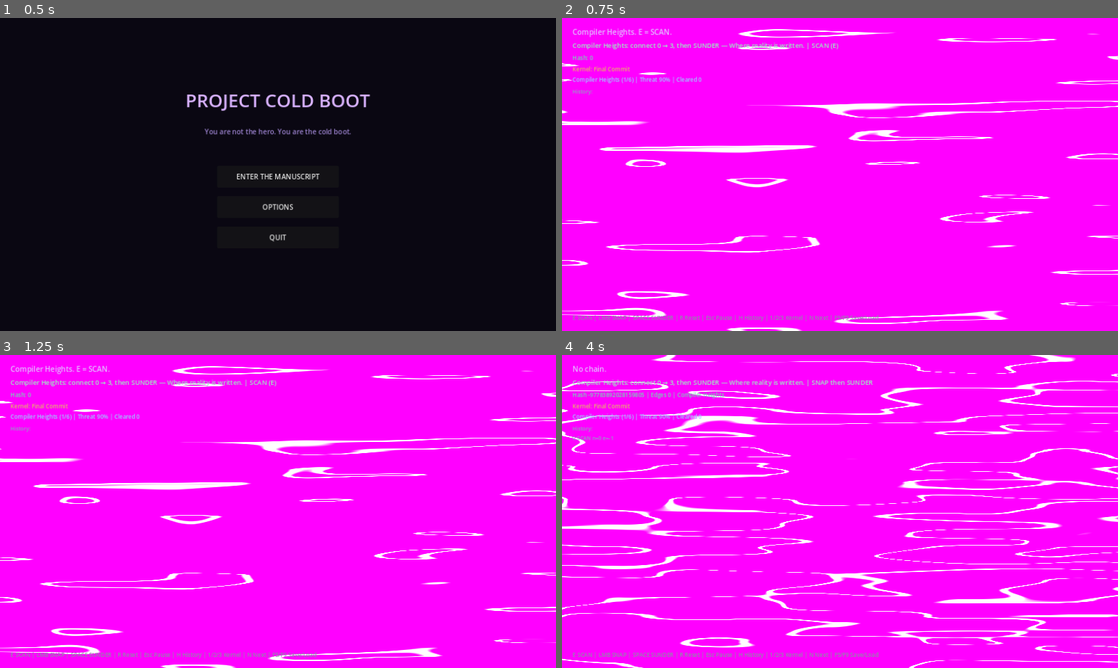
Above: before the commit, frames 1-4 (two rows, left to right).
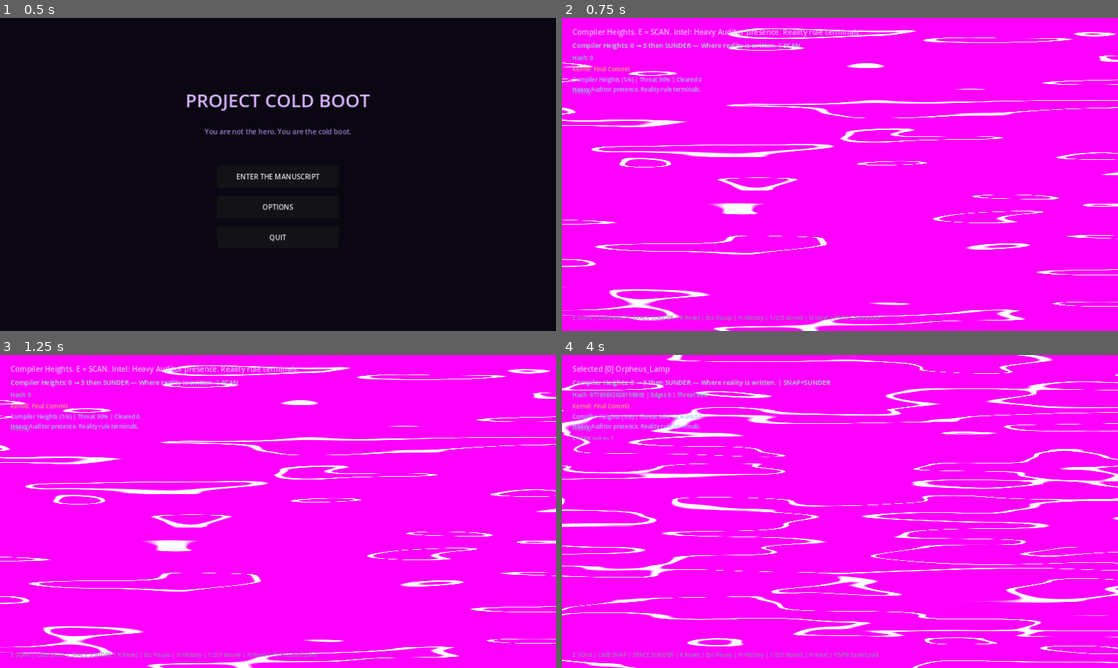
Above: after the commit, the same moments.

Repository: beyond-repair/Project-Cold-Boot
Game: Godot game, scene res://scenes/main_menu/MainMenu.tscn
Two runs of this game, one before a commit and one after it. Both use one fixed random seed, a clock stepped at 60 frames per second and the inputs below.
Inputs (mouse positions are in pixels of both pictures, inside the frame that each line leads up to):
- Up to frame 1 (0.5 s): no input
- Up to frame 2 (0.75 s): click "ENTER THE MANUSCRIPT" at 0.5 s
- Up to frame 3 (1.25 s): no input
- Up to frame 4 (4 s): tap Enter at 1.25 s; move the mouse to (962, 495) at 1.27 s; hold E (scan) 1.28-2.03 s; click (962, 495) at 1.42 s; tap Space (sunder) at 1.55, 2.1, 3.8 s; move the mouse to (728, 527) at 2.02 s; click (728, 527) at 2.17 s; tap N at 2.3, 2.85 s; move the mouse to (895, 442) at 2.77 s; hold E (scan) 2.78-3.53 s; click (895, 442) at 2.92 s; move the mouse to (812, 574) at 3.52 s; tap E (scan) at 3.6 s; click (812, 574) at 3.67 s

Frame 1 is identical in both runs. In frame 2, 11% of the frame differs, in the area x 0-100%, y 3-100%; in frame 3, 11%; in frame 4, 16%, in the area x 0-100%, y 0-100%.

Commit message:
Completeness pass: threat-driven bleed/Auditor, Rollback 47s pressure, Null Walker stub, district intel UI, docs
- District threat drives bleed baseline, Auditor threshold, lock scoring
- Rollback District: 47s soft timer pressure on status
- Null Walker flavor intervention in Sink/Dead Repository
- District intel panel text
- MECHANICS.md for Auditor bias + threat
- STATUS: max foundation completeness this arc

Diff:
--- a/godot/scripts/systems/GameState.gd
+++ b/godot/scripts/systems/GameState.gd
@@ -1,5 +1,5 @@
 extends Node
-## District spine + biased Auditor.
+## Max foundation: threat coupling, Rollback timer, Null Walker stub.
 
 signal graph_changed
 signal frame_committed(frame_id: int, hash: int)
@@ -12,20 +12,23 @@
 signal demo_won
 signal room_changed(room_id: int)
 signal kernel_changed(kernel_name: String)
+signal null_walker_stirred(message: String)
+signal rollback_tick(seconds_left: int)
 
 const QUANT_SCALE := 1000
 const MAX_MUTATIONS_PER_FRAME := 16
 const MAX_HISTORY := 64
+const ROLLBACK_SECONDS := 47
 
 enum Kernel { FINAL_COMMIT, FORCE_REVERT, KEEP_DRAFTING }
 
 const DISTRICTS := [
-	{"id": 1, "name": "Compiler Heights", "threat": 0.9, "blurb": "Where reality is written.", "sable": "Orpheus is listening. Stay unreadable."},
-	{"id": 2, "name": "Static Market", "threat": 0.68, "blurb": "Trade in what was.", "sable": "Every memory here has a price. You already paid."},
-	{"id": 3, "name": "Ghost Rail", "threat": 0.5, "blurb": "Transit between impossible places.", "sable": "The schedule lies. Trust the seam."},
-	{"id": 4, "name": "Rollback District", "threat": 0.7, "blurb": "Break the 47-second cycle.", "sable": "Patterns are cages. Break one variable."},
-	{"id": 5, "name": "Dead Repository", "threat": 0.82, "blurb": "Archives of what never was.", "sable": "Wardens restore what you destroy. Be faster."},
-	{"id": 6, "name": "The Sink", "threat": 0.95, "blurb": "Where deleted realities go to die.", "sable": "If you fall here, even I can't pull the draft back."}
+	{"id": 1, "name": "Compiler Heights", "threat": 0.90, "blurb": "Where reality is written.", "sable": "Orpheus is listening. Stay unreadable.", "intel": "Heavy Auditor presence. Reality rule terminals."},
+	{"id": 2, "name": "Static Market", "threat": 0.68, "blurb": "Trade in what was.", "sable": "Every memory here has a price.", "intel": "Memory trades. Betrayal risk on obvious paths."},
+	{"id": 3, "name": "Ghost Rail", "threat": 0.50, "blurb": "Transit between impossible places.", "sable": "The schedule lies. Trust the seam.", "intel": "Moving segments. Prefer alternate mid-nodes."},
+	{"id": 4, "name": "Rollback District", "threat": 0.70, "blurb": "Break the 47-second cycle.", "sable": "Patterns are cages. Break one variable.", "intel": "47s soft loop pressure. Change the graph before reset tone hits."},
+	{"id": 5, "name": "Dead Repository", "threat": 0.82, "blurb": "Archives of what never was.", "sable": "Wardens restore what you destroy.", "intel": "Null Walker may strip a mid-edge. Stay branched."},
+	{"id": 6, "name": "The Sink", "threat": 0.95, "blurb": "Where deleted realities go to die.", "sable": "If you fall here, even I can't pull the draft back.", "intel": "Extreme threat. Layer-0 dominance. Null Walker active."}
 ]
 
 var frame_id: int = 0
@@ -43,8 +46,10 @@
 var current_room: int = 1
 var current_kernel: Kernel = Kernel.FINAL_COMMIT
 var rooms_completed: int = 0
-var last_path_nodes: Array = []  # nodes used in recent SNAPs
+var last_path_nodes: Array = []
 var last_sable_line: String = ""
+var rollback_left: int = ROLLBACK_SECONDS
+var null_walker_fired: bool = false
 
 func _ready() -> void:
 	reset_demo()
@@ -57,6 +62,15 @@
 
 func get_sable_line() -> String:
 	return str(get_district().get("sable", "Stay unreadable."))
+
+func get_intel() -> String:
+	return str(get_district().get("intel", ""))
+
+func is_rollback_district() -> bool:
+	return current_room == 4
+
+func null_walker_enabled() -> bool:
+	return current_room >= 5
 
 func set_kernel(k: Kernel) -> void:
 	current_kernel = k
@@ -87,6 +101,8 @@
 	rooms_completed = 0
 	last_path_nodes.clear()
 	last_sable_line = ""
+	rollback_left = ROLLBACK_SECONDS
+	null_walker_fired = false
 	_load_room(1)
 	graph_changed.emit()
 
@@ -100,6 +116,8 @@
 	gate_is_open = false
 	snap_count = 0
 	last_path_nodes.clear()
+	rollback_left = ROLLBACK_SECONDS
+	null_walker_fired = false
 	_load_room(current_room)
 	room_changed.emit(current_room)
 	graph_changed.emit()
@@ -109,6 +127,19 @@
 		go_to_room(current_room + 1)
 	else:
 		go_to_room(1)
+
+func tick_rollback(delta: float) -> void:
+	if not is_rollback_district() or gate_is_open or not scanned:
+		return
+	rollback_left = max(0, rollback_left - int(ceil(delta)))
+	rollback_tick.emit(rollback_left)
+	if rollback_left <= 0:
+		# Soft reset of edges — pattern cage
+		edges.clear()
+		snap_count = 0
+		last_path_nodes.clear()
+		rollback_left = ROLLBACK_SECONDS
+		graph_changed.emit()
 
 func _load_room(room_id: int) -> void:
 	nodes.clear()
@@ -162,7 +193,7 @@
 	return Vector3(float(qi.x) / QUANT_SCALE, float(qi.y) / QUANT_SCALE, float(qi.z) / QUANT_SCALE)
 
 func _add_node(id: int, qpos: Vector3i, layer: int, label: String) -> void:
-	nodes.append({"id": id, "qpos": qpos, "layer": layer, "label": label, "active": true, "revealed": false, "locked": false, "domain": [1.0, 0.0, 0.0, 0.0]})
+	nodes.append({"id": id, "qpos": qpos, "layer": layer, "label": label, "active": true, "revealed": false, "locked": false})
 
 func get_node_pos(id: int) -> Vector3:
 	if id < 0 or id >= nodes.size():
@@ -177,12 +208,19 @@
 	mutation_log.append({"frame": frame_id, "seq": mutation_log.size(), "priority": priority, "op": op_type, "node": node_id, "edge": edge_id, "payload": payload})
 
 func commit_frame() -> bool:
-	if not _validate_budget():
+	if mutation_log.size() > MAX_MUTATIONS_PER_FRAME:
 		return _reject("Budget exceeded")
-	if not _validate_partitions():
-		return _reject("Partition integrity failed")
-	if not _validate_graph_sanity():
-		return _reject("Graph sanity failed")
+	for rec in mutation_log:
+		var nid: int = rec.node
+		if nid < -1 or (nid >= 0 and nid >= nodes.size()):
+			return _reject("Partition integrity failed")
+		if rec.op == "SNAP":
+			var a: int = rec.node
+			var b: int = rec.edge
+			if a >= 0 and a < nodes.size() and nodes[a].locked:
+				return _reject("Graph sanity failed")
+			if b >= 0 and b < nodes.size() and nodes[b].locked:
+				return _reject("Graph sanity failed")
 	mutation_log.sort_custom(func(a, b):
 		if a.priority != b.priority:
 			return a.priority < b.priority
@@ -206,27 +244,6 @@
 	mutation_log.clear()
 	return false
 
-func _validate_budget() -> bool:
-	return mutation_log.size() <= MAX_MUTATIONS_PER_FRAME
-
-func _validate_partitions() -> bool:
-	for rec in mutation_log:
-		var nid: int = rec.node
-		if nid < -1 or (nid >= 0 and nid >= nodes.size()):
-			return false
-	return true
-
-func _validate_graph_sanity() -> bool:
-	for rec in mutation_log:
-		if rec.op == "SNAP":
-			var a: int = rec.node
-			var b: int = rec.edge
-			if a >= 0 and a < nodes.size() and nodes[a].locked:
-				return false
-			if b >= 0 and b < nodes.size() and nodes[b].locked:
-				return false
-	return true
-
 func _node_degree(id: int) -> int:
 	var d := 0
 	for e in edges:
@@ -234,26 +251,21 @@
 			d += 1
 	return d
 
-## Biased Auditor target: centrality + path memory + Layer-0 + avoid 0/3 endpoints if possible
 func pick_auditor_lock_target() -> int:
 	var best_id := -1
 	var best_score := -1.0
 	var threat: float = float(get_district().threat)
 	for n in nodes:
 		var id: int = n.id
-		if n.locked:
+		if n.locked or id == 0 or id == 3:
 			continue
-		if id == 0 or id == 3:
-			continue  # don't hard-lock start/exit; force re-route around hubs
-		var score := 0.0
-		score += float(_node_degree(id)) * 2.0
+		var score := float(_node_degree(id)) * 2.0
 		if id in last_path_nodes:
 			score += 3.0
 		if int(n.layer) == 0:
-			score += 1.5 * threat  # Necropolis pressure
+			score += 1.5 * threat
 		else:
 			score += 0.5
-		# Kernel weight: Final Commit prefers hubs harder
 		if current_kernel == Kernel.FINAL_COMMIT:
 			score += float(_node_degree(id))
 		elif current_kernel == Kernel.KEEP_DRAFTING:
@@ -264,6 +276,25 @@
 	if best_id < 0 and nodes.size() > 2:
 		best_id = 1
 	return best_id
+
+func _maybe_null_walker() -> void:
+	if null_walker_fired or not null_walker_enabled():
+		return
+	if edges.size() < 2:
+		return
+	if snap_count < 2:
+		return
+	# Strip one non-critical edge (not on a sole bridge if possible)
+	var idx := edges.size() - 1
+	var e = edges[idx]
+	if e.from == 0 or e.to == 3:
+		if edges.size() > 1:
+			idx = 0
+			e = edges[idx]
+	edges.remove_at(idx)
+	null_walker_fired = true
+	null_walker_stirred.emit("NULL WALKER — an edge between timelines was removed.")
+	graph_changed.emit()
 
 func _apply(rec: Dictionary) -> void:
 	match rec.op:
@@ -291,6 +322,7 @@
 			if last_path_nodes.size() > 12:
 				last_path_nodes.pop_front()
 			snap_created.emit(from_id, to_id)
+			_maybe_null_walker()
 		"SUNDER":
 			var chain: Array = []
 			for e in edges:
@@ -339,7 +371,7 @@
 		if n.locked:
 			h ^= 0xA11D
 	for e in edges:
-		h = (h * 13 + e.from * 7 + e.to) ^ int(e.strength * 100)
+		h = (h * 13 + e.from * 7 + e.to)
 	return h
 
 func get_history_summary() -> String:
@@ -351,17 +383,15 @@
 	return "\n".join(lines)
 
 func get_auditor_lock_threshold() -> int:
-	# Higher district threat → slightly earlier intervention
 	var base := 1
 	match current_kernel:
 		Kernel.FINAL_COMMIT: base = 1
 		Kernel.FORCE_REVERT: base = 2
 		Kernel.KEEP_DRAFTING: base = 3
-	var threat: float = float(get_district().threat)
-	if threat >= 0.85 and base > 1:
+	if float(get_district().threat) >= 0.85 and base > 1:
 		base -= 1
 	return max(1, base)
 
 func get_room_objective() -> String:
 	var d = get_district()
-	return "%s: connect 0 → 3, then SUNDER — %s" % [d.name, d.blurb]
+	return "%s: 0 → 3 then SUNDER — %s" % [d.name, d.blurb]
--- a/godot/scripts/vertical_slice/VerticalSlice.gd
+++ b/godot/scripts/vertical_slice/VerticalSlice.gd
@@ -1,5 +1,5 @@
 extends Node3D
-## District spine + biased Auditor integration.
+## Completeness pass UI: threat, rollback timer, null walker, intel.
 
 @onready var status_label: Label = $UI/StatusLabel
 @onready var help_label: Label = $UI/HelpLabel
@@ -28,30 +28,43 @@
 var paused: bool = false
 var show_history: bool = true
 var compositor_mat: ShaderMaterial
+var rollback_accum: float = 0.0
 const SAVE_PATH := "user://coldboot_run.save"
 
 func _ready() -> void:
 	GameState.graph_changed.connect(_rebuild_visuals)
-	GameState.scan_activated.connect(_on_scan)
-	GameState.snap_created.connect(_on_snap)
-	GameState.sunder_executed.connect(_on_sunder)
+	GameState.scan_activated.connect(func(): bleed_seam.visible = true)
+	GameState.snap_created.connect(func(a, b): _update_ui("SNAP %d → %d" % [a, b]))
+	GameState.sunder_executed.connect(func(_c): _update_ui("Gate open." if GameState.gate_is_open else "Path incomplete."))
 	GameState.auditor_intervened.connect(_on_auditor)
 	GameState.frame_committed.connect(_on_committed)
-	GameState.validation_failed.connect(_on_validation_failed)
+	GameState.validation_failed.connect(func(r): _update_ui("Reject: %s" % r))
 	GameState.demo_won.connect(_on_win)
 	GameState.room_changed.connect(_on_room_changed)
-	GameState.kernel_changed.connect(_on_kernel_changed)
+	GameState.kernel_changed.connect(func(n): _update_kernel_ui(); _update_ui("Kernel: %s" % n))
+	GameState.null_walker_stirred.connect(func(m): _update_ui(m))
+	GameState.rollback_tick.connect(func(s): hash_label.text = "ROLLBACK %ds | %s" % [s, GameState.get_district_name()])
 	win_panel.visible = false
 	pause_panel.visible = false
 	history_label.visible = show_history
 	_apply_atmosphere()
 	_setup_compositor()
 	_rebuild_visuals()
-	_update_objective()
-	_update_kernel_ui()
-	_update_room_ui()
-	_update_ui("%s. E = SCAN." % GameState.get_district_name())
+	_update_all()
+	_update_ui("%s. E = SCAN. Intel: %s" % [GameState.get_district_name(), GameState.get_intel()])
 	help_label.text = "E SCAN | LMB SNAP | SPACE SUNDER | R Reset | Esc Pause | H History | 1/2/3 Kernel | N Next | F5/F9 Save/Load"
+
+func _process(delta: float) -> void:
+	if cam_main and cam_l0 and cam_l1:
+		cam_l0.global_transform = cam_main.global_transform
+		cam_l1.global_transform = cam_main.global_transform
+	if paused or demo_complete:
+		return
+	if GameState.is_rollback_district() and GameState.scanned and not GameState.gate_is_open:
+		rollback_accum += delta
+		if rollback_accum >= 1.0:
+			rollback_accum = 0.0
+			GameState.tick_rollback(1.0)
 
 func _setup_compositor() -> void:
 	if compositor_rect == null:
@@ -67,9 +80,8 @@
 	tex1.viewport_path = sv_l1.get_path()
 	compositor_mat.set_shader_parameter("layer0_tex", tex0)
 	compositor_mat.set_shader_parameter("layer1_tex", tex1)
-	compositor_mat.set_shader_parameter("bleed_intensity", 0.15)
+	compositor_mat.set_shader_parameter("bleed_intensity", 0.12 + GameState.get_district().threat * 0.1)
 	compositor_mat.set_shader_parameter("violet_seam", Color(0.82, 0.35, 1.0))
-	compositor_mat.set_shader_parameter("seam_emission", 4.5)
 	compositor_rect.material = compositor_mat
 
 func _set_bleed(amount: float) -> void:
@@ -82,34 +94,25 @@
 	floor_mat.metallic = 0.75
 	floor_mat.roughness = 0.22
 	floor_mesh.material_override = floor_mat
-	var aud_mat := StandardMaterial3D.new()
-	aud_mat.albedo_color = Color(0.06, 0.06, 0.08)
-	aud_mat.emission_enabled = true
-	aud_mat.emission = Color(0.35, 0.05, 0.55)
-	aud_mat.emission_energy_multiplier = 1.8
-	auditor_mesh.material_override = aud_mat
-	var sable_mat := StandardMaterial3D.new()
-	sable_mat.albedo_color = Color(0.09, 0.03, 0.14)
-	sable_mat.emission_enabled = true
-	sable_mat.emission = Color(0.6, 0.2, 0.95)
-	sable_mat.emission_energy_multiplier = 2.4
-	sable_mesh.material_override = sable_mat
+	for pair in [[auditor_mesh, Color(0.35, 0.05, 0.55)], [sable_mesh, Color(0.6, 0.2, 0.95)]]:
+		var mat := StandardMaterial3D.new()
+		mat.albedo_color = Color(0.07, 0.05, 0.1)
+		mat.emission_enabled = true
+		mat.emission = pair[1]
+		mat.emission_energy_multiplier = 2.0
+		pair[0].material_override = mat
 	var seam_mat := StandardMaterial3D.new()
-	seam_mat.albedo_color = Color(0.7, 0.25, 1.0)
 	seam_mat.emission_enabled = true
 	seam_mat.emission = Color(0.85, 0.35, 1.0)
 	seam_mat.emission_energy_multiplier = 8.0
 	seam_mat.shading_mode = BaseMaterial3D.SHADING_MODE_UNSHADED
 	bleed_seam.material_override = seam_mat
 
-func _process(_d: float) -> void:
-	if cam_main and cam_l0 and cam_l1:
-		cam_l0.global_transform = cam_main.global_transform
-		cam_l1.global_transform = cam_main.global_transform
-
 func _unhandled_input(event: InputEvent) -> void:
 	if event.is_action_pressed("pause_menu"):
-		_toggle_pause()
+		paused = not paused
+		pause_panel.visible = paused
+		get_tree().paused = paused
 		return
 	if event is InputEventKey and event.pressed:
 		match event.keycode:
@@ -134,8 +137,8 @@
 					sable_mesh.visible = false
 					win_panel.visible = false
 					selected_node = -1
-					_set_bleed(0.12 + GameState.get_district().threat * 0.15)
-					_update_ui("%s — %s" % [GameState.get_district_name(), GameState.get_district().blurb])
+					_set_bleed(0.12 + GameState.get_district().threat * 0.12)
+					_update_ui("%s | %s" % [GameState.get_district_name(), GameState.get_intel()])
 				return
 			KEY_F5:
 				_save_run()
@@ -152,12 +155,21 @@
 	elif event.is_action_pressed("sunder"):
 		_do_sunder()
 	elif event.is_action_pressed("reset_demo"):
-		_reset()
+		GameState.reset_demo()
+		selected_node = -1
+		demo_complete = false
+		auditor_mesh.visible = false
+		sable_mesh.visible = false
+		win_panel.visible = false
+		bleed_seam.visible = false
+		_set_bleed(0.15)
+		_update_all()
+		_update_ui("Reset.")
 	elif event is InputEventMouseButton and event.pressed and event.button_index == MOUSE_BUTTON_LEFT:
 		_try_select_node()
 
 func _save_run() -> void:
-	var data := {"frame_id": GameState.frame_id, "current_room": GameState.current_room, "current_kernel": GameState.current_kernel, "rooms_completed": GameState.rooms_completed, "scanned": GameState.scanned, "gate_is_open": GameState.gate_is_open, "snap_count": GameState.snap_count, "edges": GameState.edges.duplicate(tru …(121 unchanged characters)…
+	var data := {"current_room": GameState.current_room, "current_kernel": GameState.current_kernel, "rooms_completed": GameState.rooms_completed, "scanned": GameState.scanned, "gate_is_open": GameState.gate_is_open, "edges": GameState.edges.duplicate(tru …(121 unchanged characters)…
 	for n in GameState.nodes:
 		if n.locked: data.nodes_locked.append(n.id)
 	var file := FileAccess.open(SAVE_PATH, FileAccess.WRITE)
@@ -168,7 +180,6 @@
 
 func _load_run() -> void:
 	if not FileAccess.file_exists(SAVE_PATH):
-		_update_ui("No save.")
 		return
 	var file := FileAccess.open(SAVE_PATH, FileAccess.READ)
 	var data = JSON.parse_string(file.get_as_text())
@@ -188,34 +199,11 @@
 		n.locked = n.id in locked
 		n.revealed = GameState.scanned
 	demo_complete = GameState.gate_is_open
-	auditor_mesh.visible = false
-	for n in GameState.nodes:
-		if n.locked:
-			auditor_mesh.visible = true
 	sable_mesh.visible = GameState.gate_is_open
 	win_panel.visible = GameState.gate_is_open
 	GameState.graph_changed.emit()
-	_update_objective()
-	_update_room_ui()
-	_update_ui("Loaded — %s" % GameState.get_district_name())
-
-func _toggle_pause() -> void:
-	paused = not paused
-	pause_panel.visible = paused
-	get_tree().paused = paused
-
-func _reset() -> void:
-	GameState.reset_demo()
-	selected_node = -1
-	demo_complete = false
-	auditor_mesh.visible = false
-	sable_mesh.visible = false
-	win_panel.visible = false
-	bleed_seam.visible = false
-	_set_bleed(0.15)
-	_update_ui("Reset. %s" % GameState.get_district_name())
-	_update_objective()
-	_update_room_ui()
+	_update_all()
+	_update_ui("Loaded.")
 
 func _do_scan() -> void:
 	if GameState.scanned:
@@ -223,13 +211,13 @@
 	GameState.begin_frame()
 	GameState.log_mutation("SCAN", 0, -1, [], 0)
 	if GameState.commit_frame():
-		_set_bleed(0.35 + GameState.get_district().threat * 0.25)
-		_update_ui("SCAN — %s" % GameState.get_district_name())
+		_set_bleed(0.3 + GameState.get_district().threat * 0.35)
+		_update_ui("SCAN | Threat %d%%" % int(GameState.get_district().threat * 100))
 		_update_objective()
 
 func _try_select_node() -> void:
 	if not GameState.scanned:
-		_update_ui("SCAN first (E).")
+		_update_ui("SCAN first.")
 		return
 	var cam := get_viewport().get_camera_3d()
 	if cam == null:
@@ -239,11 +227,11 @@
 	var result := get_world_3d().direct_space_state.intersect_ray(PhysicsRayQueryParameters3D.create(from, from + dir * 100.0))
 	if result.is_empty():
 		return
-	var collider = result.collider
-	if collider and collider.has_meta("node_id"):
-		var id: int = collider.get_meta("node_id")
+	var c = result.collider
+	if c and c.has_meta("node_id"):
+		var id: int = c.get_meta("node_id")
 		if GameState.nodes[id].locked:
-			_update_ui("Auditor lock on [%d]." % id)
+			_update_ui("Locked [%d]." % id)
 			return
 		if selected_node == -1:
 			selected_node = id
@@ -252,82 +240,70 @@
 			_do_snap(selected_node, id)
 			selected_node = -1
 
-func _do_snap(from_id: int, to_id: int) -> void:
+func _do_snap(a: int, b: int) -> void:
 	GameState.begin_frame()
-	GameState.log_mutation("SNAP", from_id, to_id, [], 0)
+	GameState.log_mutation("SNAP", a, b, [], 0)
 	if GameState.snap_count >= GameState.get_auditor_lock_threshold() and not GameState.auditor_active:
-		var target := GameState.pick_auditor_lock_target()
-		if target >= 0:
-			GameState.log_mutation("AUD_LOCK", target, -1, [], 2)
+		var t := GameState.pick_auditor_lock_target()
+		if t >= 0:
+			GameState.log_mutation("AUD_LOCK", t, -1, [], 2)
 	if GameState.commit_frame():
 		_update_objective()
 
 func _do_sunder() -> void:
 	if GameState.edges.is_empty():
-		_update_ui("No chain.")
 		return
 	GameState.begin_frame()
 	GameState.log_mutation("SUNDER", 0, -1, [], 0)
 	if GameState.commit_frame():
 		_update_objective()
 
-func _on_scan() -> void:
-	bleed_seam.visible = true
-
-func _on_snap(a: int, b: int) -> void:
-	_update_ui("SNAP %d → %d" % [a, b])
-
-func _on_sunder(_c: Array) -> void:
-	_update_ui("Gate open." if GameState.gate_is_open else "Path 0→3 incomplete.")
-
 func _on_auditor() -> void:
 	auditor_mesh.visible = true
-	_update_ui("AUDITOR biased lock — %s" % GameState.get_kernel_name())
+	_update_ui("AUDITOR lock (bias active).")
 
 func _on_win() -> void:
 	demo_complete = true
 	sable_mesh.visible = true
 	win_panel.visible = true
-	_set_bleed(0.7)
-	var line := GameState.last_sable_line if GameState.last_sable_line != "" else GameState.get_sable_line()
-	_update_ui("%s clear. Sable: \"%s\" | N next" % [GameState.get_district_name(), line])
-	var win_label = win_panel.get_node_or_null("WinLabel")
-	if win_label:
-		win_label.text = "%s REWRITTEN\nSable: \"%s\"\nN = next district | F5 = save" % [GameState.get_district_name(), line]
+	_set_bleed(0.75)
+	var line := GameState.last_sable_line
+	_update_ui("%s clear. Sable: \"%s\"" % [GameState.get_district_name(), line])
+	var wl = win_panel.get_node_or_null("WinLabel")
+	if wl:
+		wl.text = "%s REWRITTEN\nSable: \"%s\"\nN = next | F5 = save" % [GameState.get_district_name(), line]
 
 func _on_room_changed(_id: int) -> void:
-	_update_room_ui()
-	_update_objective()
+	_update_all()
 	bleed_seam.visible = false
 
-func _on_kernel_changed(n: String) -> void:
-	_update_kernel_ui()
-	_update_ui("Kernel: %s" % n)
-
 func _on_committed(_f: int, h: int) -> void:
-	hash_label.text = "Hash %d | Edges %d | %s" % [h, GameState.edges.size(), GameState.get_district_name()]
+	if not GameState.is_rollback_district():
+		hash_label.text = "Hash %d | Edges %d | Threat %d%%" % [h, GameState.edges.size(), int(GameState.get_district().threat * 100)]
 	history_label.text = "History:\n" + GameState.get_history_summary()
-
-func _on_validation_failed(r: String) -> void:
-	_update_ui("Reject: %s" % r)
 
 func _update_ui(msg: String) -> void:
 	status_label.text = msg
 
 func _update_objective() -> void:
 	if not GameState.scanned:
-		objective_label.text = GameState.get_room_objective() + " | SCAN (E)"
+		objective_label.text = GameState.get_room_objective() + " | SCAN"
 	elif not GameState.gate_is_open:
-		objective_label.text = GameState.get_room_objective() + " | SNAP then SUNDER"
+		objective_label.text = GameState.get_room_objective() + " | SNAP+SUNDER"
 	else:
-		objective_label.text = GameState.get_district_name() + " clear — N next"
+		objective_label.text = GameState.get_district_name() + " clear"
 
 func _update_kernel_ui() -> void:
 	kernel_label.text = "Kernel: %s" % GameState.get_kernel_name()
 
 func _update_room_ui() -> void:
 	var d = GameState.get_district()
-	room_label.text = "%s (%d/%d) | Threat %d%% | Cleared %d" % [d.name, GameState.current_room, GameState.DISTRICTS.size(), int(d.threat * 100), GameState.rooms_completed]
+	room_label.text = "%s (%d/6) | Threat %d%% | Cleared %d\n%s" % [d.name, GameState.current_room, int(d.threat * 100), GameState.rooms_completed, GameState.get_intel()]
+
+func _update_all() -> void:
+	_update_objective()
+	_update_kernel_ui()
+	_update_room_ui()
 
 func _rebuild_visuals() -> void:
 	for c in node_container.get_children():
@@ -342,14 +318,11 @@
 		mi.mesh = sphere
 		var mat := StandardMaterial3D.new()
 		mat.albedo_color = Color(0.28, 0.06, 0.38) if n.layer == 0 else Color(0.12, 0.35, 0.55)
-		mat.metallic = 0.35
-		mat.roughness = 0.3
 		if n.revealed or GameState.scanned:
 			mat.emission_enabled = true
 			mat.emission = Color(0.75, 0.3, 1.0)
 			mat.emission_energy_multiplier = 3.5
 		if n.locked:
-			mat.albedo_color = Color(0.55, 0.08, 0.1)
 			mat.emission = Color(1.0, 0.15, 0.2)
 		if str(n.label).ends_with("_OPEN"):
 			mat.emission = Color(0.3, 1.0, 0.55)
@@ -375,7 +348,6 @@
 		mi.mesh = cyl
 		var mat := StandardMaterial3D.new()
 		mat.shading_mode = BaseMaterial3D.SHADING_MODE_UNSHADED
-		mat.albedo_color = Color(0.9, 0.4, 1.0)
 		mat.emission_enabled = true
 		mat.emission = Color(0.85, 0.35, 1.0)
 		mat.emission_energy_multiplier = 6.0
Not shown, added: docs/MECHANICS.md
Not shown, changed: docs/STATUS.md
